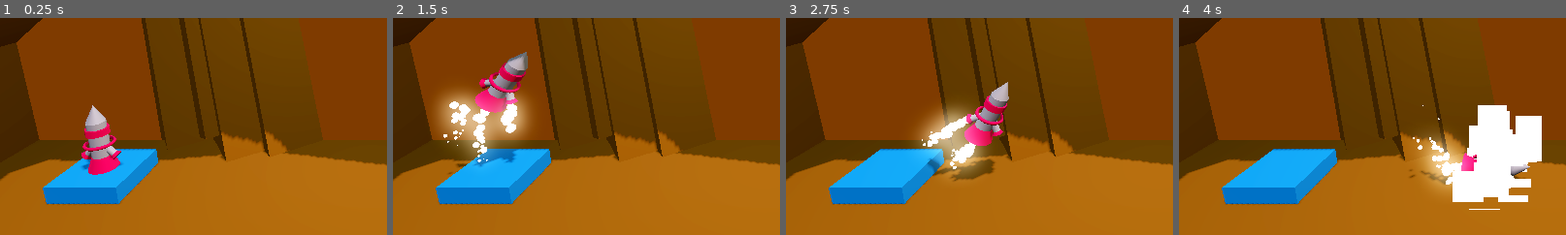
Above: before the commit, frames 1-4 (left to right).
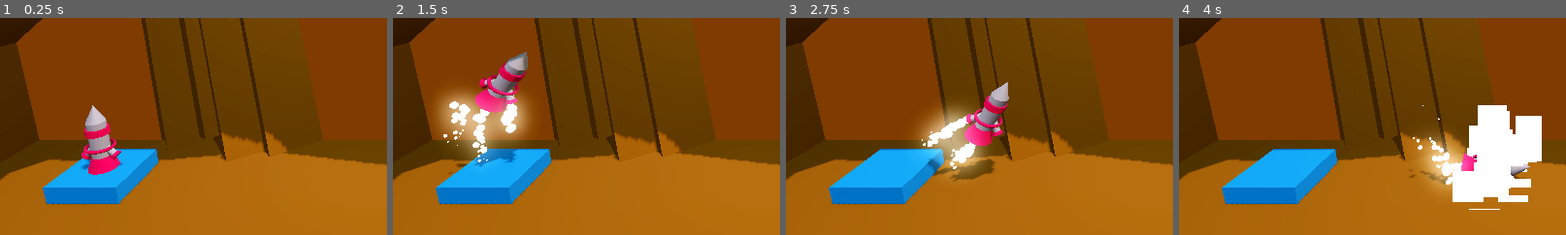
Above: after the commit, the same moments.

Repository: BerkayOzercan/Tutorial-Godot-Project-Boost
Game: Godot game, scene res://Levels/level_1.tscn
The game is run twice, just before and just after one commit, with the same random seed, the same clock (stepped at 60 frames per second) and the same inputs.
Inputs:
- Up to frame 1 (0.25 s): no input
- Up to frame 2 (1.5 s): tap Enter at 0.5 s; hold D (rotate_right) 0.53-1.28 s; hold Space (boost) 0.53-1.28 s; hold A (rotate_left) from 1.28 s (still down); tap Space (boost) at 1.35 s
- Up to frame 3 (2.75 s): release A (rotate_left) at 2.03 s; hold D (rotate_right) from 2.03 s (still down); hold Space (boost) from 2.03 s (still down)
- Up to frame 4 (4 s): release Space (boost) at 2.78 s; tap Space (boost) at 2.85 s; release D (rotate_right) at 3.53 s; hold A (rotate_left) from 3.53 s (still down); hold Space (boost) from 3.53 s (still down)
The pictures show only the part of the screen within x 2-52%, y 46-96%; the shares and areas given below are measured in that part.

The runs differ from the first frame. In frame 1, 0.3% of the frame differs, in the area x 21-31%, y 54-65%; in frame 2, 0.3%, in the area x 24-34%, y 25-36%; in frame 3, 0.3%; in frame 4, nothing differs.

Commit message:
Edit : finish mechanics

Diff:
--- a/Scripts/Player.gd
+++ b/Scripts/Player.gd
@@ -43,6 +43,9 @@
 	else:
 		booster_particle_right.emitting = false
 
+	if Input.is_action_just_pressed("game_close"):
+		get_tree().quit()
+
 func _on_body_entered(body:Node) -> void:
 	if is_transitioning == false:
 		if "Goal" in body.get_groups():
--- a/player.tscn
+++ b/player.tscn
@@ -94,7 +94,7 @@
 mesh = SubResource("CylinderMesh_wec2c")
 
 [node name="MeshInstance3D7" type="MeshInstance3D" parent="MeshInstance3D"]
-transform = Transform3D(0.4, 0, 0, 0, 0.5, 0, 0, 0, 0.4, 0, -0.210669, 0)
+transform = Transform3D(0.4, 0, 0, 0, 0.5, 0, 0, 0, 0.4, 0, -0.317637, 0)
 material_override = ExtResource("2_7shau")
 mesh = SubResource("TorusMesh_4q7oq")
 
--- a/project.godot
+++ b/project.godot
@@ -48,3 +48,8 @@
 "events": [Object(InputEventKey,"resource_local_to_scene":false,"resource_name":"","device":-1,"window_id":0,"alt_pressed":false,"shift_pressed":false,"ctrl_pressed":false,"meta_pressed":false,"pressed":false,"keycode":0,"physical_keycode":68,"key_label":0,"unicode":100,"echo":false,"script":null)
 ]
 }
+game_close={
+"deadzone": 0.5,
+"events": [Object(InputEventKey,"resource_local_to_scene":false,"resource_name":"","device":-1,"window_id":0,"alt_pressed":false,"shift_pressed":false,"ctrl_pressed":false,"meta_pressed":false,"pressed":false,"keycode":0,"physical_keycode":4194305,"key_label":0,"unicode":0,"echo":false,"script":null)
+]
+}
Not shown: 1 places in player.tscn that only renumber resources
Binary file added: project-icon.png
Not shown, added: project-icon.png.import
Not shown, added: Exports/ProjectBoost.exe
